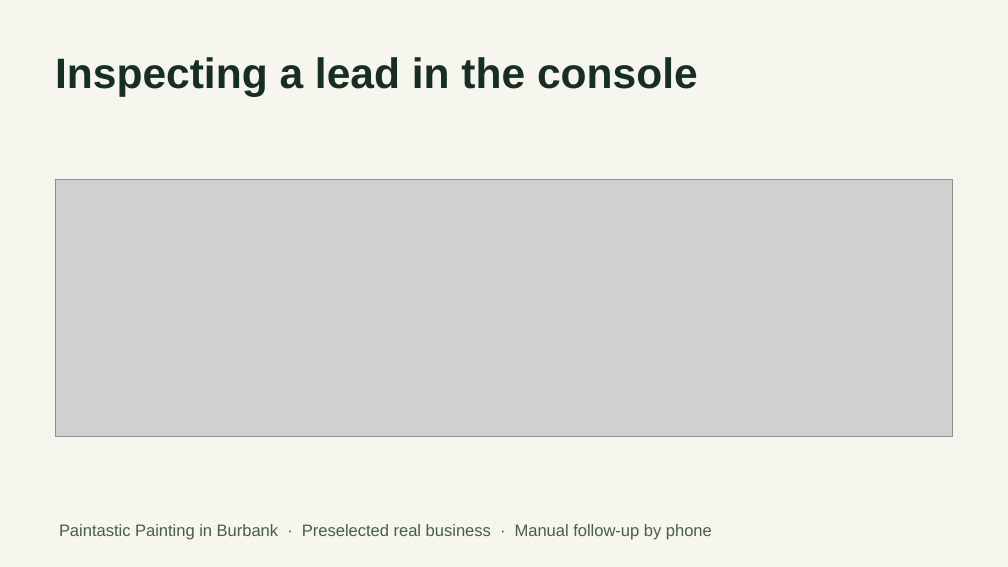
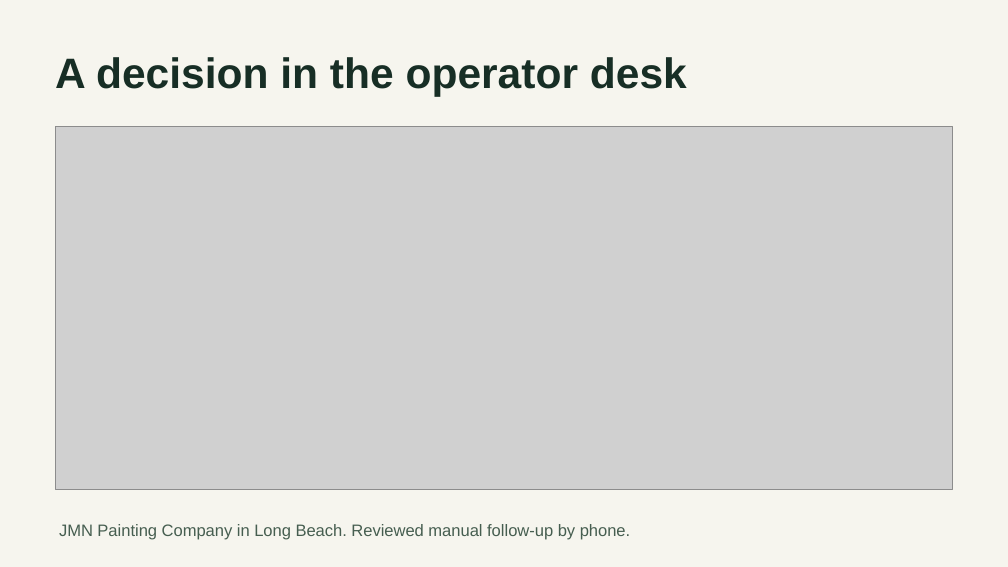
Before and after one commit to Abraham21/sitescout-capstone, a slide deck: slide 5 of submission/SiteScout Presentation.pptx. Drawn at 1008x567 pixels with LibreOffice and Linux fonts; fonts in the diff are those of the drawing; grey boxes stand for pictures. Boxes give left, top, right and bottom in pixels: in the first picture for what was removed or moved away, otherwise in the second. Text is boxed around its words. In the diff, an @@ line names an element or a change of style, - is before the commit and + after.

```diff
--- a/submission/SiteScout Presentation.pptx
+++ b/submission/SiteScout Presentation.pptx
@@ text at [55, 57, 687, 96]: text changed @@
-Inspecting a lead in the console
+A decision in the operator desk
@@ picture: place and size @@
-picture at [55, 180, 954, 437]
+picture at [55, 126, 954, 489]
@@ text at [59, 524, 630, 540]: text changed @@
-Paintastic Painting in Burbank · Preselected real business · Manual follow-up by phone
+JMN Painting Company in Long Beach. Reviewed manual follow-up by phone.
```
Also in this commit, not shown: 7 other slides changed, 23 other files.
